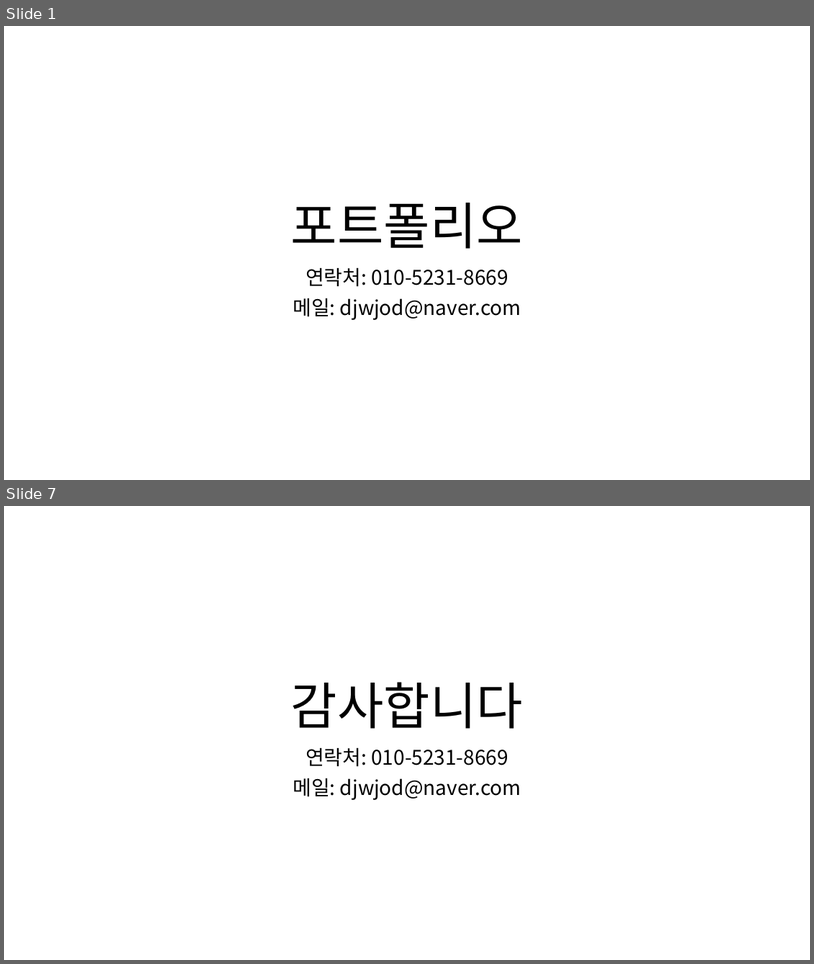
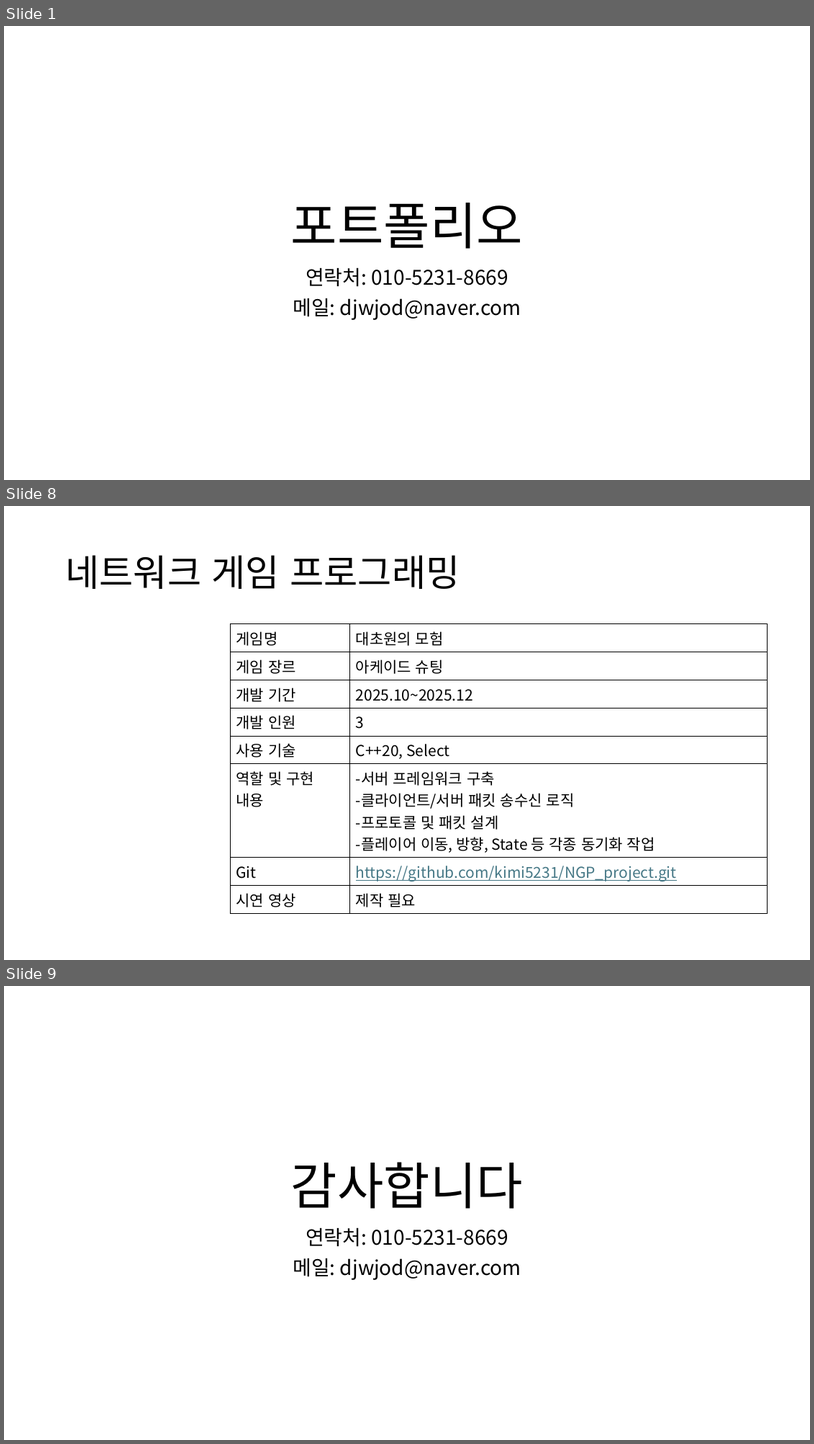
Before and after one commit to kimi5231/B1A2_project, a slide deck: 포트폴리오/임수영/포트폴리오.pptx. Shown one above the other, each under a label of ours: slides 1 and 7 before the commit, slides 1, 8 and 9 after it; the slides between them are not shown. The pictures are 814x964 and 814x1444 pixels, drawn with LibreOffice and Linux fonts; fonts in the diff are those of the drawing. Boxes give left, top, right and bottom in pixels: in the first picture for what was removed or moved away, otherwise in the second. Text is boxed around its words. In the diff, an @@ line names an element or a change of style, - is before the commit and + after.

```diff
--- a/포트폴리오/임수영/포트폴리오.pptx
+++ b/포트폴리오/임수영/포트폴리오.pptx
@@ slide 8 added at (x1=4, y1=506, x2=810, y2=960), background #FFFFFF @@
@@ title added at (x1=65, y1=555, x2=460, y2=589), 44 pt, text #000000 @@
+네트워크 게임 프로그래밍
@@ table added at (x1=230, y1=624, x2=768, y2=910), 8 rows, 2 columns @@
+게임명 | 대초원의 모험
+게임 장르 | 아케이드 슈팅
+개발 기간 | 2025.10~2025.12
+개발 인원 | 3
+사용 기술 | C++20, Select
+역할 및 구현 내용 | -서버 프레임워크 구축 / -클라이언트/서버 패킷 송수신 로직 / -프로토콜 및 패킷 설계 / -플레이어 이동, 방향, State 등 각종 동기화 작업
+Git | https://github.com/kimi5231/NGP_project.git
+시연 영상 | 제작 필요
@@ what was slide 7 is now slide 9 @@
```
Also in this commit, not shown: 5 slides changed, 1 other slide added.
